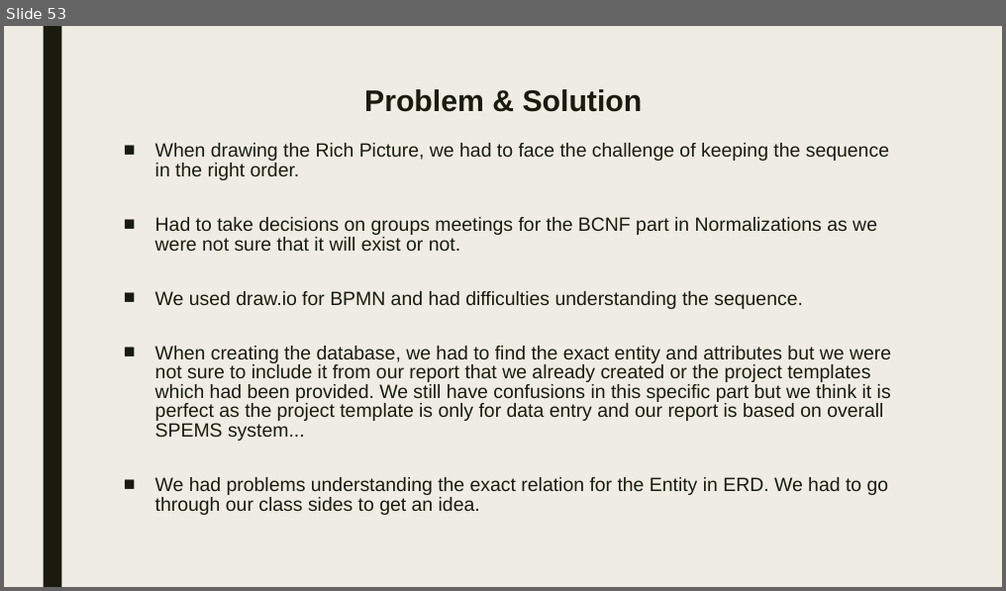
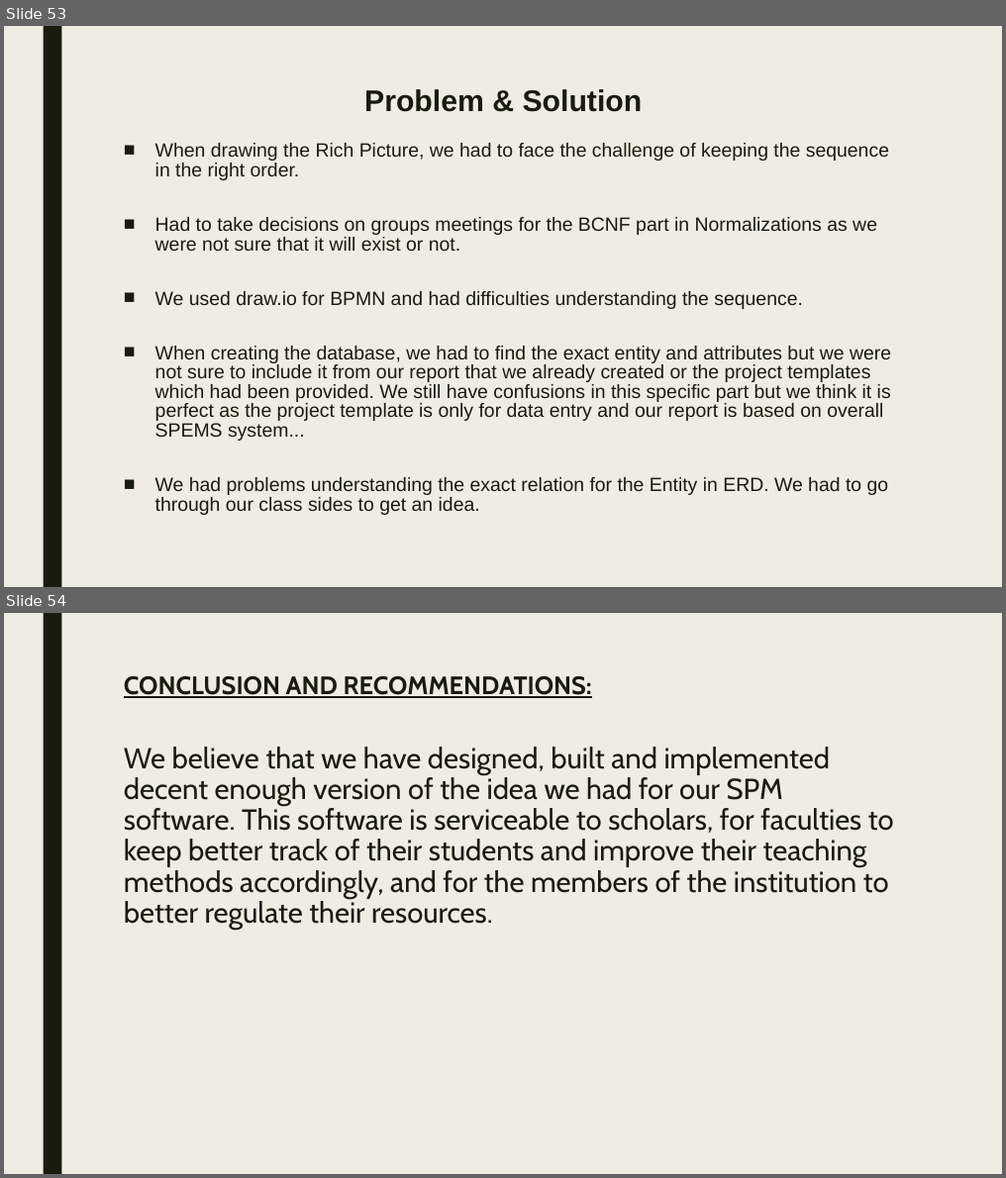
Before and after one commit to moon672/cse-303-1-spring-2021-group-3, a slide deck: Report/PRESENTATION/Final Presentation.pptx. Shown one above the other, each under a label of ours: slide 53 before the commit, slides 53 and 54 after it. The pictures are 1006x591 and 1006x1178 pixels, drawn with LibreOffice and Linux fonts; fonts in the diff are those of the drawing. Boxes give left, top, right and bottom in pixels: in the first picture for what was removed or moved away, otherwise in the second. Text is boxed around its words. In the diff, an @@ line names an element or a change of style, - is before the commit and + after.

Commit message:
Final presentation updated

```diff
--- a/Report/PRESENTATION/Final Presentation.pptx
+++ b/Report/PRESENTATION/Final Presentation.pptx
@@ slide 54 added at box(4, 613, 1002, 1174), background #EFEDE3; not listed: 1 template element that a slide beside it also shows @@
@@ title added at box(124, 676, 894, 930), 27.9 pt, text #191B0E @@
+CONCLUSION AND RECOMMENDATIONS:
+We believe that we have designed, built and implemented decent enough version of the idea we had for our SPM software. This software is serviceable to scholars, for faculties to keep better track of their students and improve their teaching methods accordingly, and for the members of the institution to better regulate their resources.
```
Also in this commit, not shown: 1 other file.
